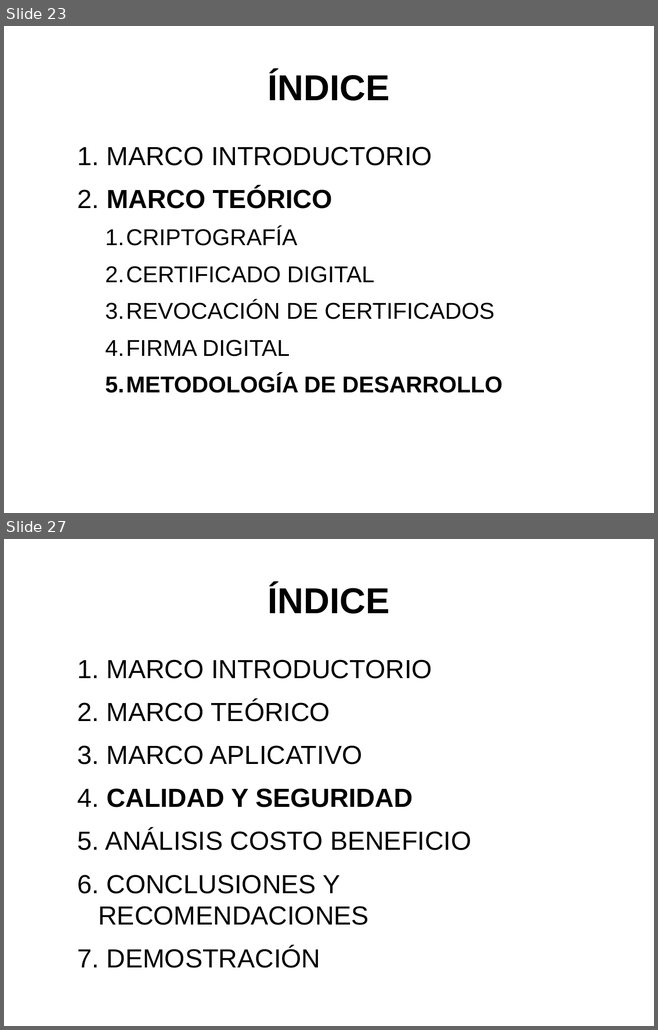
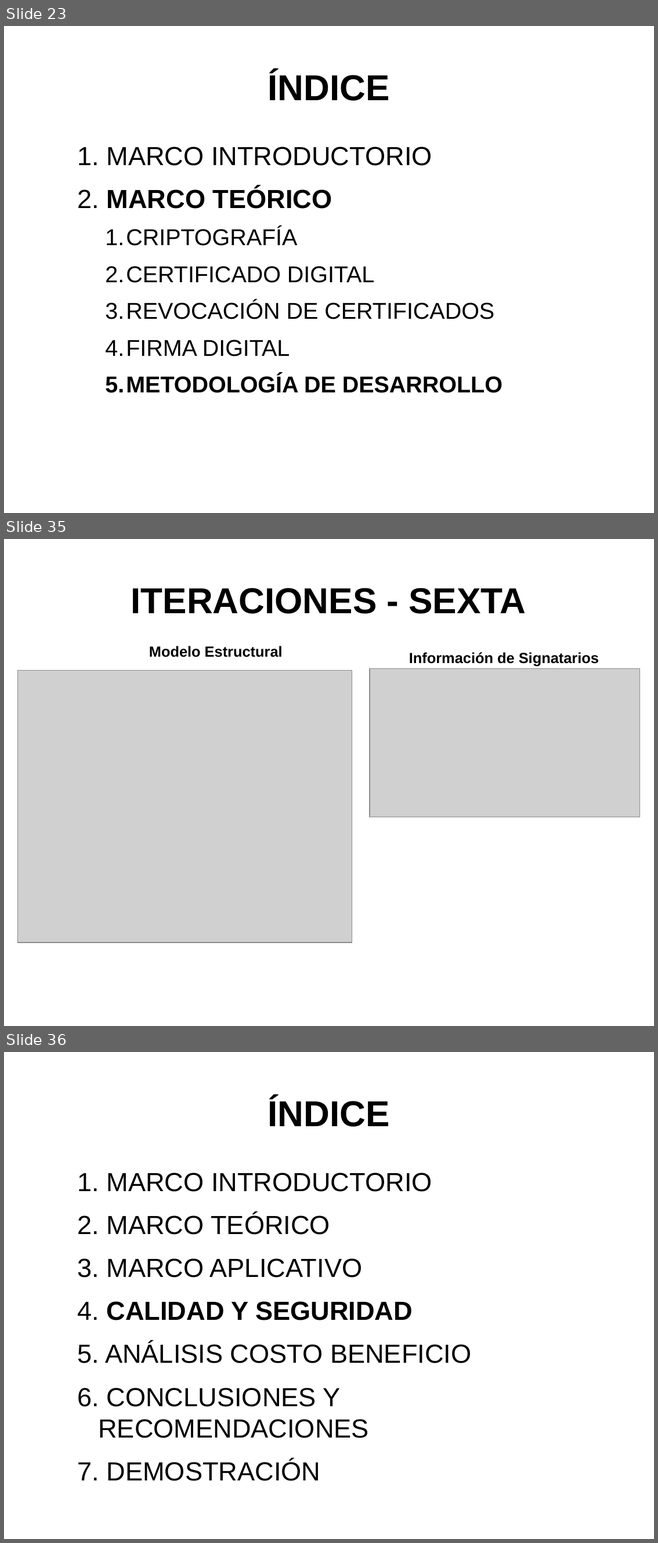
Before and after one commit to artmint/proyectoG, a slide deck: PRESENTACION - PROYECTO.odp. Shown one above the other, each under a label of ours: slides 23 and 27 before the commit, slides 23, 35 and 36 after it; the slides between them are not shown. The pictures are 658x1030 and 658x1543 pixels, drawn with LibreOffice and Linux fonts; fonts in the diff are those of the drawing; grey boxes stand for pictures. Boxes give left, top, right and bottom in pixels: in the first picture for what was removed or moved away, otherwise in the second. Text is boxed around its words. In the diff, an @@ line names an element or a change of style, - is before the commit and + after.

```diff
--- a/PRESENTACION - PROYECTO.odp
+++ b/PRESENTACION - PROYECTO.odp
@@ slide 35 added at (4,539,654,1026), background #FFFFFF @@
@@ title added at (131,588,526,614), 44 pt, text #000000, bold @@
+ITERACIONES - SEXTA
@@ text added at (149,646,282,657), 18 pt, text #000000, bold @@
+Modelo Estructural
@@ text added at (409,652,598,666), 18 pt, text #000000, bold @@
+Información de Signatarios
@@ picture added at (18,671,353,943) @@
@@ picture added at (369,669,640,817) @@
@@ what was slide 27 is now slide 36 @@
```
Also in this commit, not shown: 6 slides changed, 15 other slides added, 2 slides removed, 21 other files.
